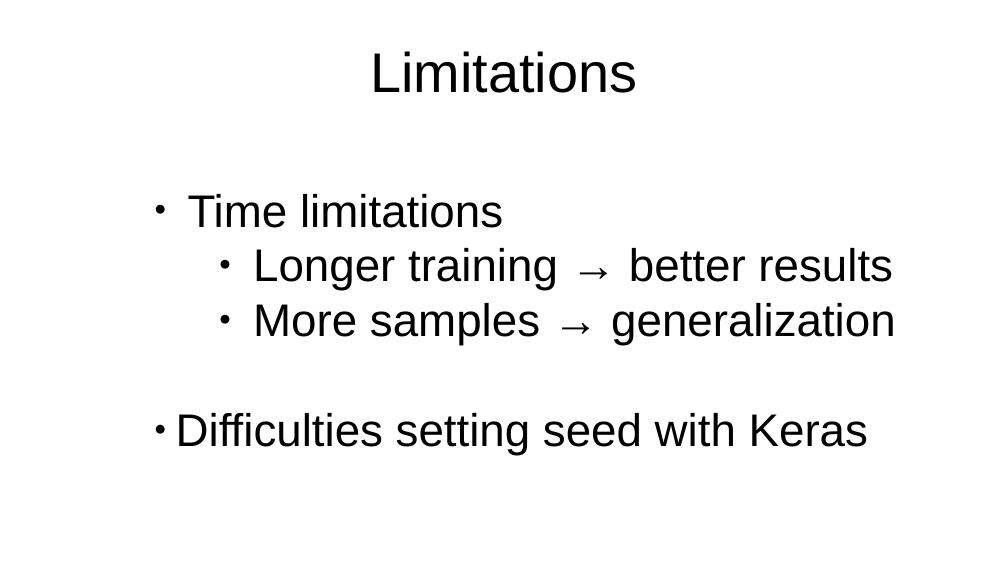
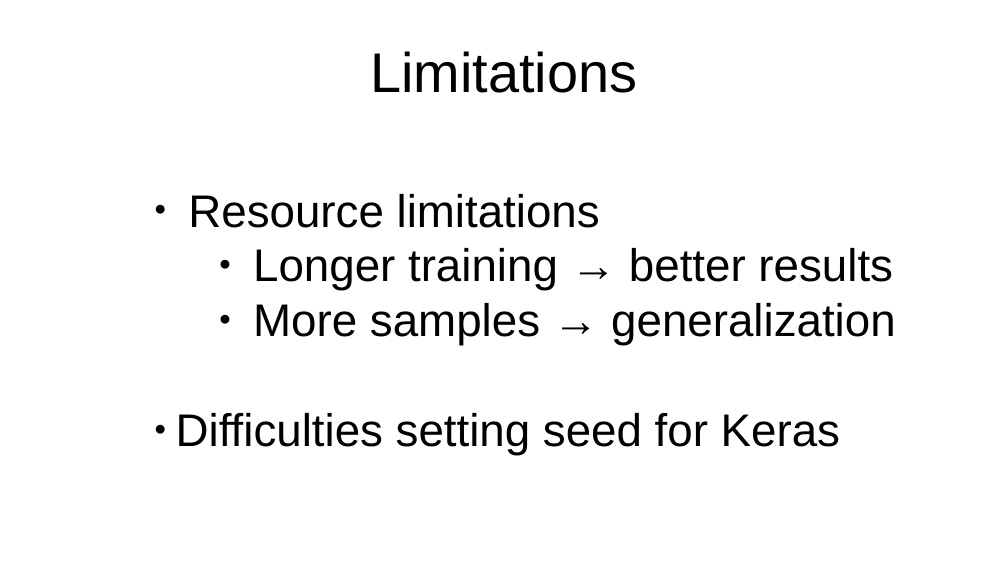
Before and after one commit to MehdinMasinovic/ImageClassificationMLExc3, a slide deck: slide 9 of waldemar/presentation.odp. Drawn at 1008x567 pixels with LibreOffice and Linux fonts; fonts in the diff are those of the drawing. Boxes give left, top, right and bottom in pixels: in the first picture for what was removed or moved away, otherwise in the second. Text is boxed around its words. In the diff, an @@ line names an element or a change of style, - is before the commit and + after.

Commit message:
Presentations, corrections

```diff
--- a/waldemar/presentation.odp
+++ b/waldemar/presentation.odp
@@ subtitle at <box>188,194,600,228</box>: text changed @@
-● Time limitations
+● Resource limitations
@@ subtitle at <box>176,413,840,455</box>: text changed @@
-● Difficulties setting seed with Keras
+● Difficulties setting seed for Keras
```
Also in this commit, not shown: 1 other file.
